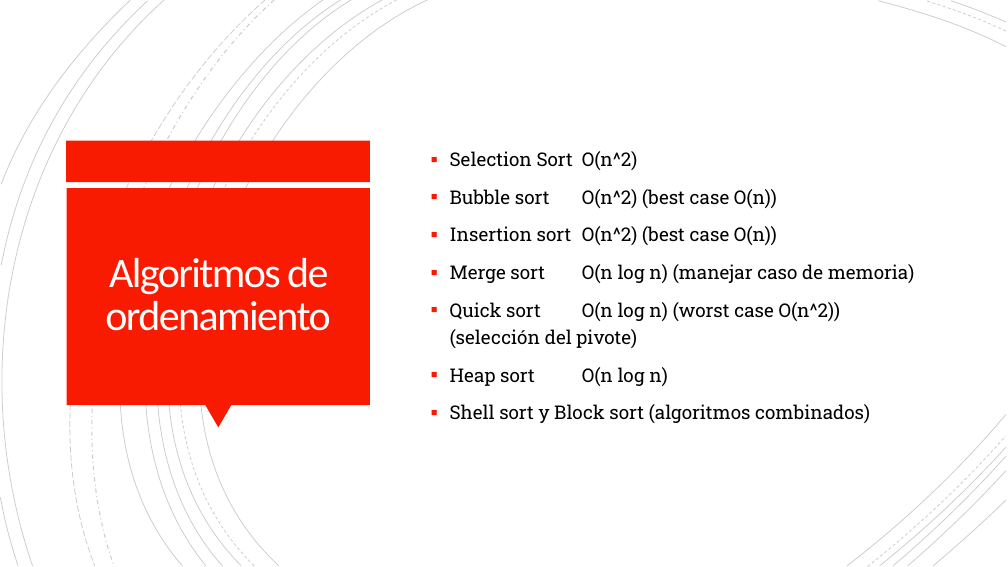
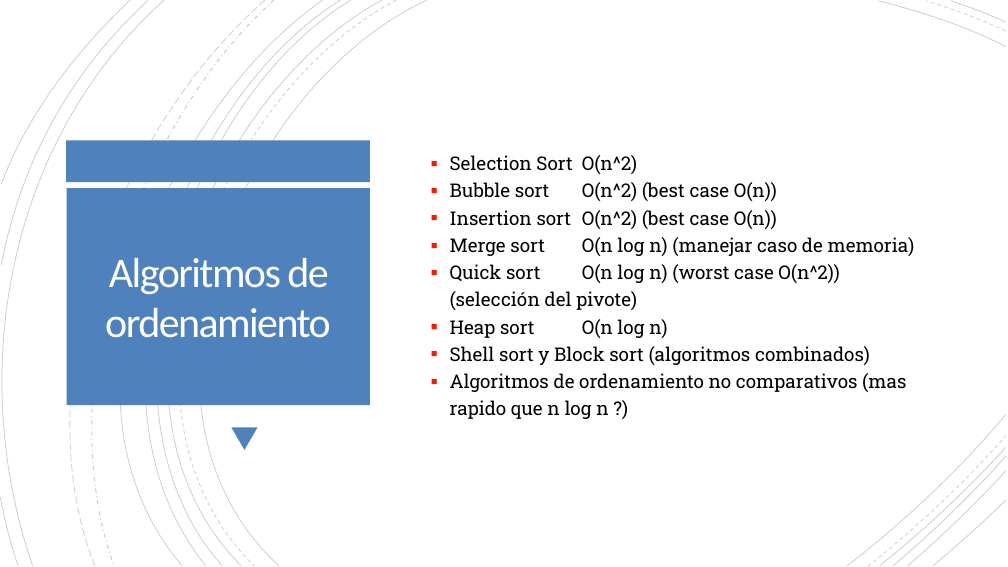
Before and after one commit to fgomezgo/learnProgramming, a slide deck: slide 6 of Session3/P2_Implementación de estructuras de datos y algortimos de.pptx. Drawn at 1008x567 pixels with LibreOffice and Linux fonts; fonts in the diff are those of the drawing. Boxes give left, top, right and bottom in pixels: in the first picture for what was removed or moved away, otherwise in the second. Text is boxed around its words. In the diff, an @@ line names an element or a change of style, - is before the commit and + after.

```diff
--- a/Session3/P2_Implementación de estructuras de datos y algortimos de.pptx
+++ b/Session3/P2_Implementación de estructuras de datos y algortimos de.pptx
@@ outline #000000 0.75 pt to #000000 0.74 pt in 10 elements at [108, 0, 427, 566], [879, 1, 1006, 47], [848, 414, 1006, 566], [83, 0, 383, 566], [951, 1, 1006, 22], [83, 0, 352, 566], [40, 0, 323, 566], [0, 0, 164, 566], [2, 1, 148, 265], [2, 0, 131, 185] @@
@@ outline #000000 0.75 pt dashed to #000000 0.74 pt in 3 elements at [93, 0, 397, 566], [926, 1, 1006, 31], [22, 0, 265, 566] @@
@@ freeform shape at [49, 0, 274, 566]: outline #000000 1 pt dashed to #000000 0.99 pt @@
@@ freeform shape at [73, 0, 340, 566]: outline #000000 0.75 pt to #000000 0.74 pt; outline redrawn @@
@@ rectangle at [67, 141, 371, 182]: fill #F81B02 to #4F81BD @@
@@ text at [450, 155, 915, 365]: less space between paragraphs @@
@@ rectangle at [67, 188, 370, 405]: fill #F81B02 to #4F81BD @@
@@ text "Algoritmos de ordenamiento" at [105, 258, 331, 338]: line spacing 0.85 to 1 @@
@@ text at [450, 373, 906, 419]: paragraph added @@
+▪ Algoritmos de ordenamiento no comparativos (mas rapido que n log n ?)
@@ triangle: place and size @@
-triangle at [205, 405, 231, 428]
+triangle at [231, 427, 258, 450]
@@ triangle at [231, 427, 258, 450]: fill #F81B02 to #4F81BD; proportions changed @@
```
Also in this commit, not shown: 6 other slides changed, 1 other file.
